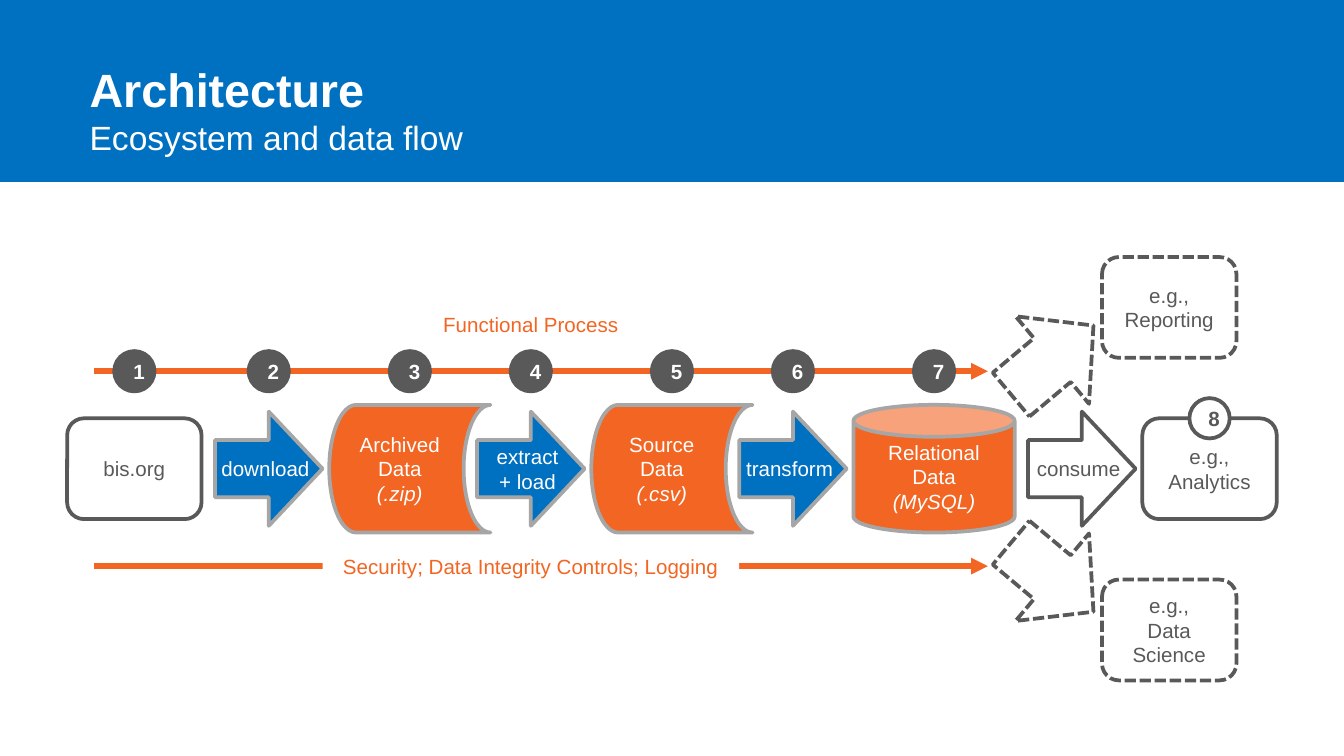
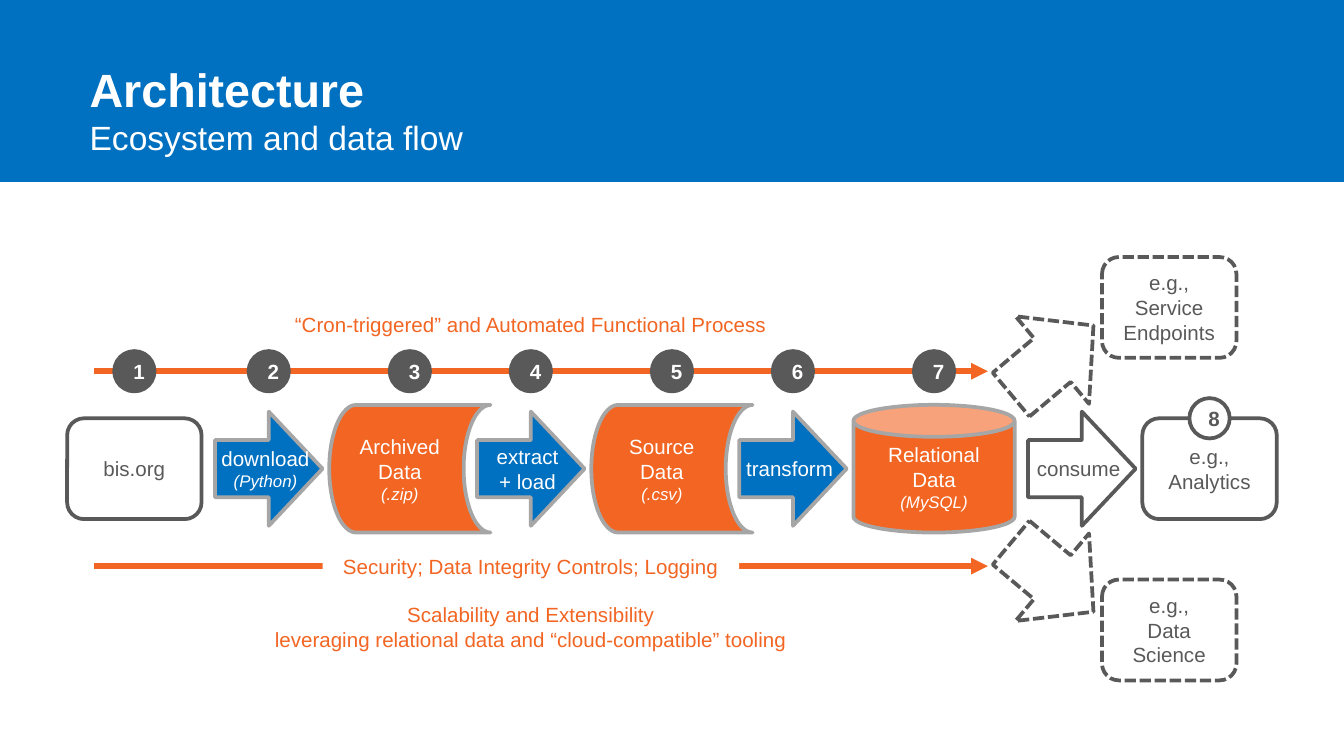
Before and after one commit to lanewhitmore/BIS_Data_Pipeline, a slide deck: slide 5 of docs/ADS507-Team6-Final-Project-Presentation.pptx. Drawn at 1344x756 pixels with LibreOffice and Linux fonts; fonts in the diff are those of the drawing. Boxes give left, top, right and bottom in pixels: in the first picture for what was removed or moved away, otherwise in the second. Text is boxed around its words. In the diff, an @@ line names an element or a change of style, - is before the commit and + after.

```diff
--- a/docs/ADS507-Team6-Final-Project-Presentation.pptx
+++ b/docs/ADS507-Team6-Final-Project-Presentation.pptx
@@ text at <box>295,317,765,337</box>: text changed @@
-Functional Process
+“Cron-triggered” and Automated Functional Process
@@ text in rounded rectangle at <box>1123,300,1214,345</box>: text changed @@
-Reporting
+Service
+Endpoints
@@ text at <box>234,474,298,491</box>: paragraph added @@
+(Python)
@@ text in flow chart online storage at <box>381,488,418,504</box>: size 11 to 9 pt in "(.zip)" @@
@@ text in flow chart online storage at <box>641,487,682,504</box>: size 11 to 9 pt in "(.csv)" @@
@@ text in cylinder at <box>900,495,967,512</box>: size 11 to 9 pt in "(MySQL)" @@
@@ text added at <box>275,607,786,652</box>, 11 pt, text #F26522 @@
+Scalability and Extensibility
+leveraging relational data and “cloud-compatible” tooling
```
Also in this commit, not shown: 2 other slides changed, 5 slides added, 2 other files.
